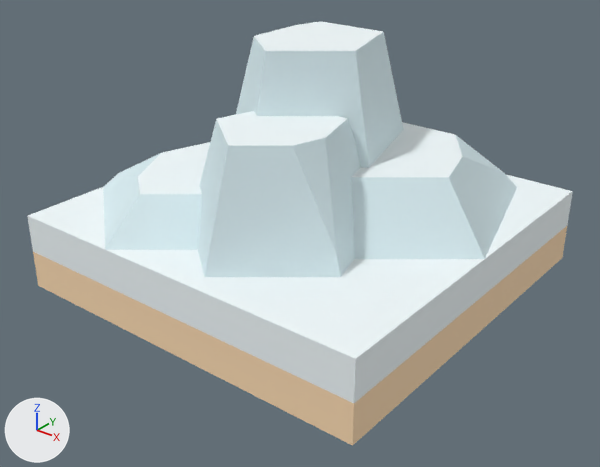
Renders of the OBJ model Project/Asset/Mesh/tile/road/snow_tile_hill.obj from each side of a commit.
Camera for both pictures: a camera (50 mm lens) standing at (1.211, -1.55, 1.065) and looking at (0.03, -0.075, 0.15). Every picture has the same lights, and +X, +Y and +Z are marked at lower left. Where no turn or scale is listed for an object, it has been applied to the vertices.

In view in the first picture: 'rocks', 'snow_tile_hill'.
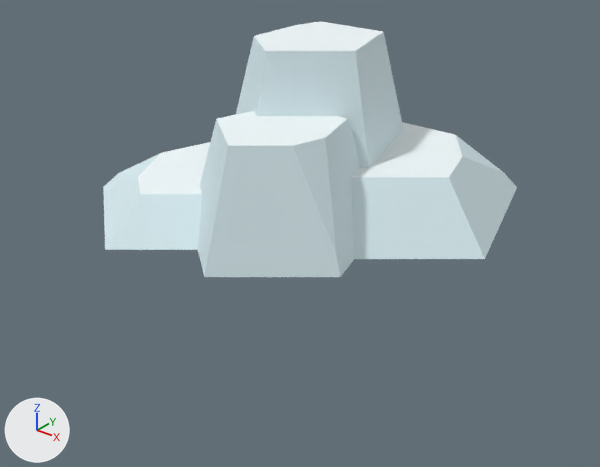
Pixel boxes (x1, y1, x2, y2) of what changed, in the pictures (600 x 467 px):
'snow_tile_hill', deleted: before (27, 175, 573, 446)
    faces in mat_snow (white #f3fbfd): (27, 175, 573, 403)
    faces in mat_dirt (beige #fcdcb3): (33, 226, 567, 446)

What the commit changed:
Object 'snow_tile_hill' (ob_snow_tile_hill) is deleted.
